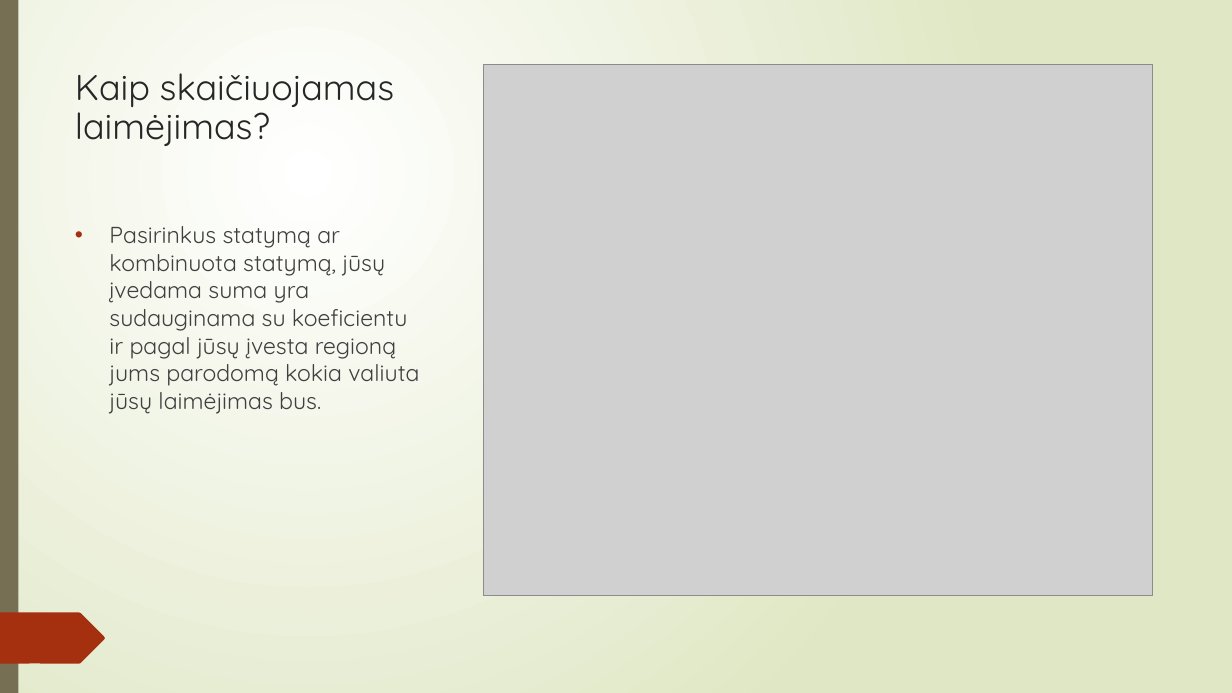
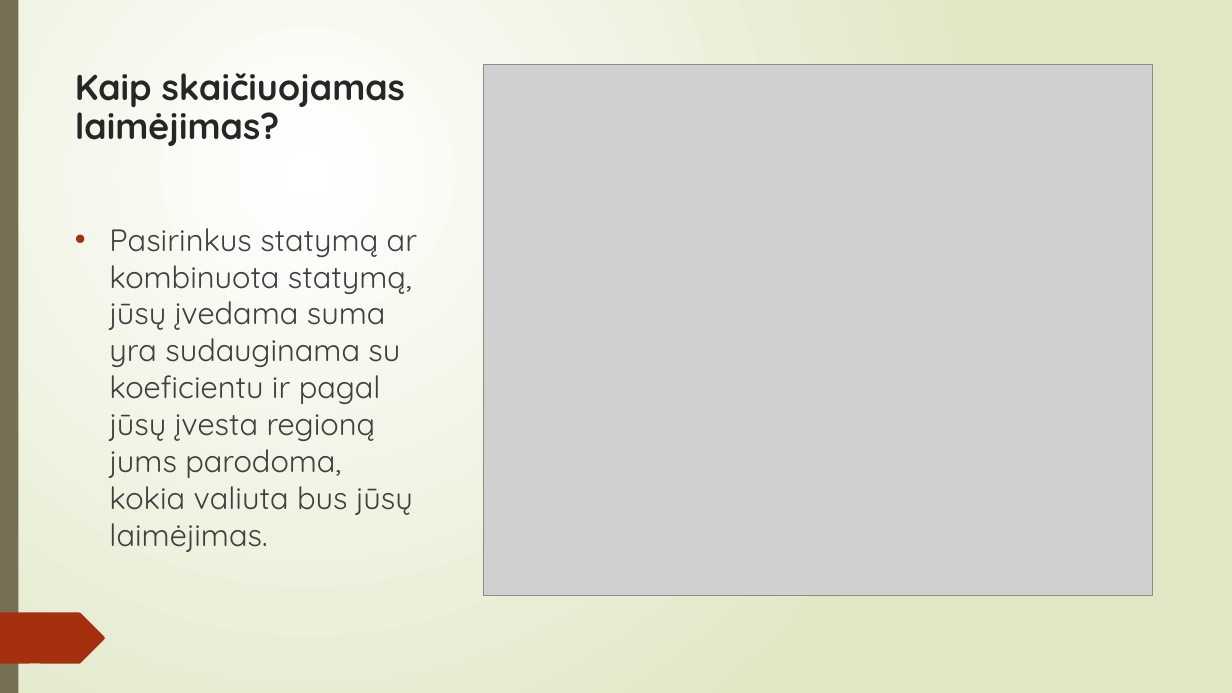
Before and after one commit to PetrasBukelis/WebServiceFinalProject, a slide deck: slide 7 of Bets4You Pristatymas.pptx (slide 6 before the commit). Drawn at 1232x693 pixels with LibreOffice and Linux fonts; fonts in the diff are those of the drawing; grey boxes stand for pictures. Boxes give left, top, right and bottom in pixels: in the first picture for what was removed or moved away, otherwise in the second. Text is boxed around its words. In the diff, an @@ line names an element or a change of style, - is before the commit and + after.

```diff
--- a/Bets4You Pristatymas.pptx
+++ b/Bets4You Pristatymas.pptx
@@ title "Kaip skaičiuojamas laimėjimas?" at (x1=75, y1=73, x2=405, y2=146): bold on @@
@@ text at (x1=109, y1=228, x2=417, y2=552): text changed; size 18 to 24 pt @@
-• Pasirinkus statymą ar kombinuota statymą, jūsų įvedama suma yra sudauginama su koeficientu ir pagal jūsų įvesta regioną jums parodomą kokia valiuta jūsų laimėjimas bus.
+• Pasirinkus statymą ar kombinuota statymą, jūsų įvedama suma yra sudauginama su koeficientu ir pagal jūsų įvesta regioną jums parodoma, kokia valiuta bus jūsų laimėjimas.
```
Also in this commit, not shown: 5 other slides changed, 1 slide added, 1 other file.
